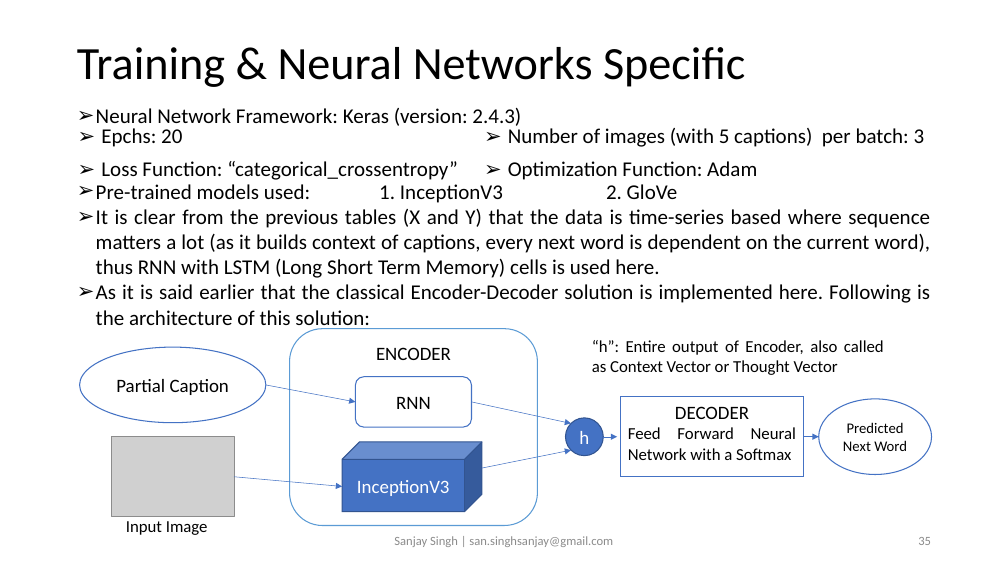
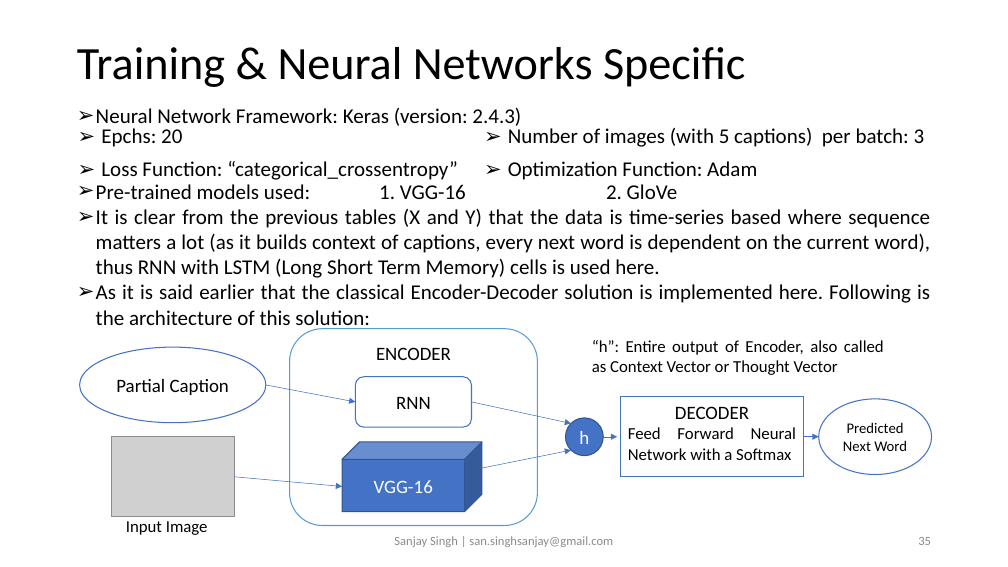
Before and after one commit to sansinghsanjay/Flickr8k_ImageCaptioning_AttentionMechanism, a slide deck: slide 35 of readme.pptx. Drawn at 1008x567 pixels with LibreOffice and Linux fonts; fonts in the diff are those of the drawing; grey boxes stand for pictures. Boxes give left, top, right and bottom in pixels: in the first picture for what was removed or moved away, otherwise in the second. Text is boxed around its words. In the diff, an @@ line names an element or a change of style, - is before the commit and + after.

```diff
--- a/readme.pptx
+++ b/readme.pptx
@@ text at (96, 184, 678, 199): text changed @@
-➢ Pre-trained models used: 1. InceptionV3 2. GloVe
+➢ Pre-trained models used: 1. VGG-16 2. GloVe
@@ text in cube at (374, 480, 433, 493): text changed @@
-InceptionV3
+VGG-16
```
Also in this commit, not shown: 10 other slides changed, 19 other files.
